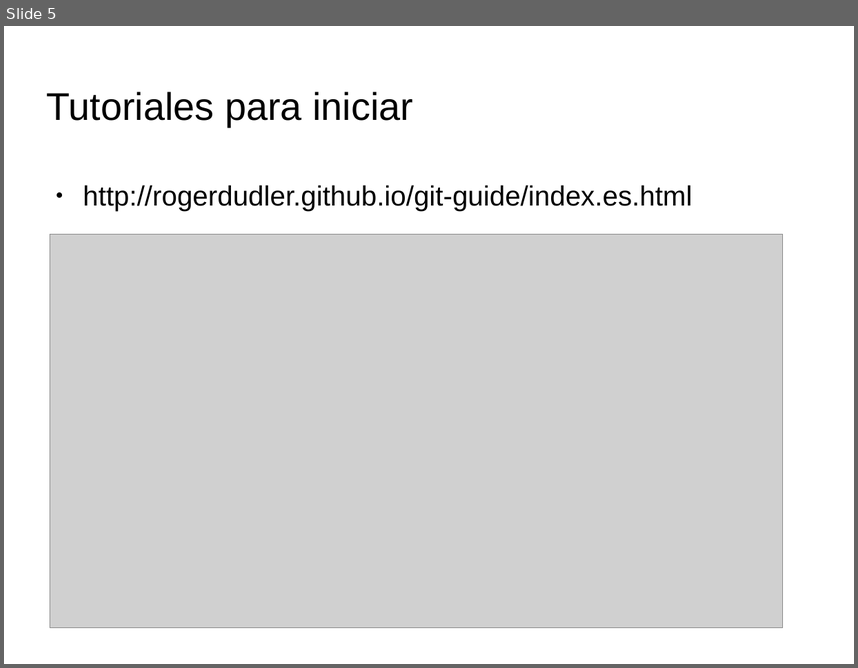
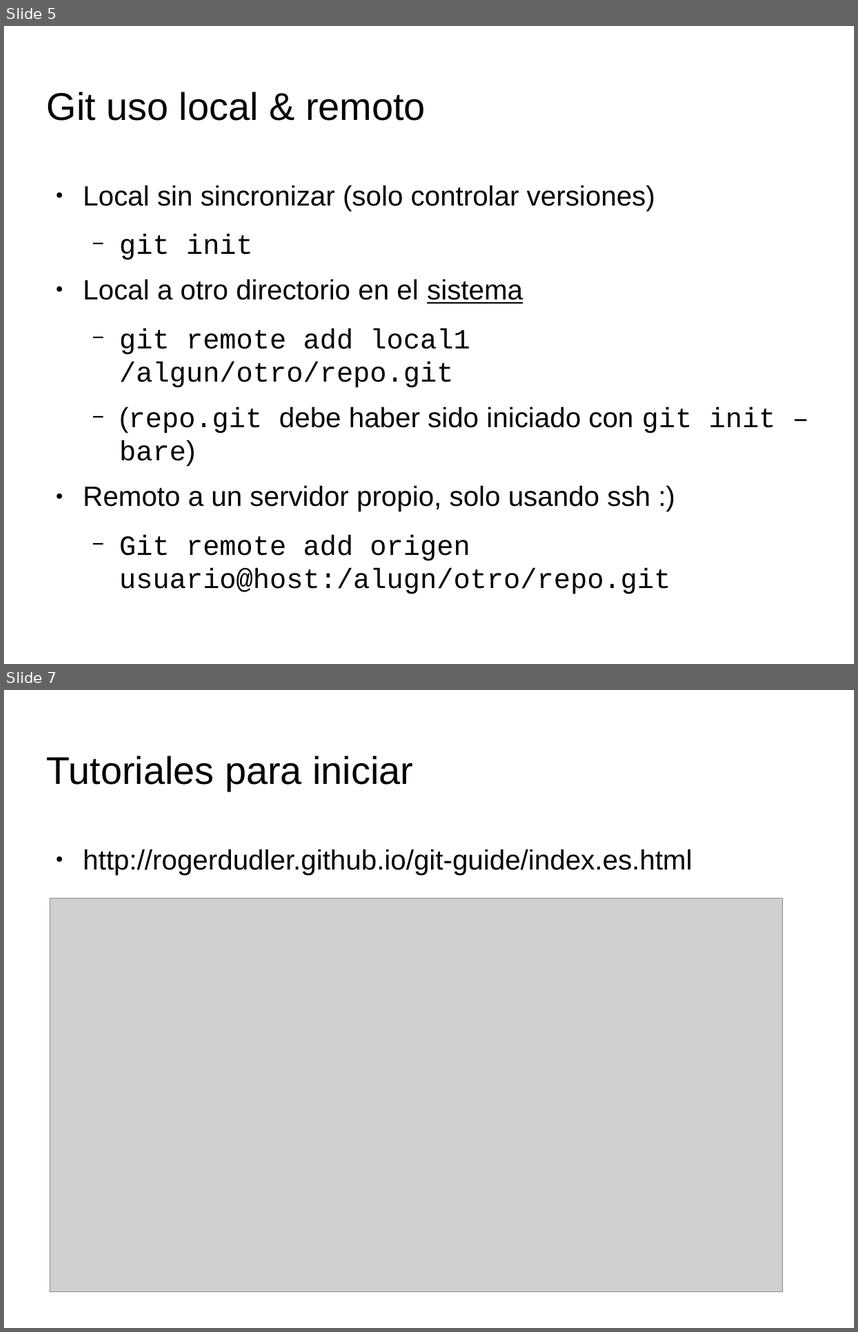
Before and after one commit to pablodav/linuxpay, a slide deck: presentacion_git.odp. Shown one above the other, each under a label of ours: slide 5 before the commit, slides 5 and 7 after it; the slides between them are not shown. The pictures are 858x668 and 858x1332 pixels, drawn with LibreOffice and Linux fonts; fonts in the diff are those of the drawing; grey boxes stand for pictures; background and template pictures are left out. Boxes give left, top, right and bottom in pixels: in the first picture for what was removed or moved away, otherwise in the second. Text is boxed around its words. In the diff, an @@ line names an element or a change of style, - is before the commit and + after.

```diff
--- a/presentacion_git.odp
+++ b/presentacion_git.odp
@@ slide 5 added at (4,26,854,664), background picture (left out) @@
@@ title added at (47,92,426,121), 36 pt, text #000000 @@
+Git uso local & remoto
@@ text added at (83,185,776,594), 26 pt, text #000000 @@
+● Local sin sincronizar (solo controlar versiones)
+  − git init
+● Local a otro directorio en el sistema
+  − git remote add local1 /algun/otro/repo.git
+  − (repo.git debe haber sido iniciado con git init –bare)
+● Remoto a un servidor propio, solo usando ssh :)
+  − Git remote add origen usuario@host:/alugn/otro/repo.git
@@ what was slide 5 is now slide 7 @@
```
Also in this commit, not shown: 4 slides changed, 2 other slides added, 1 other file.
